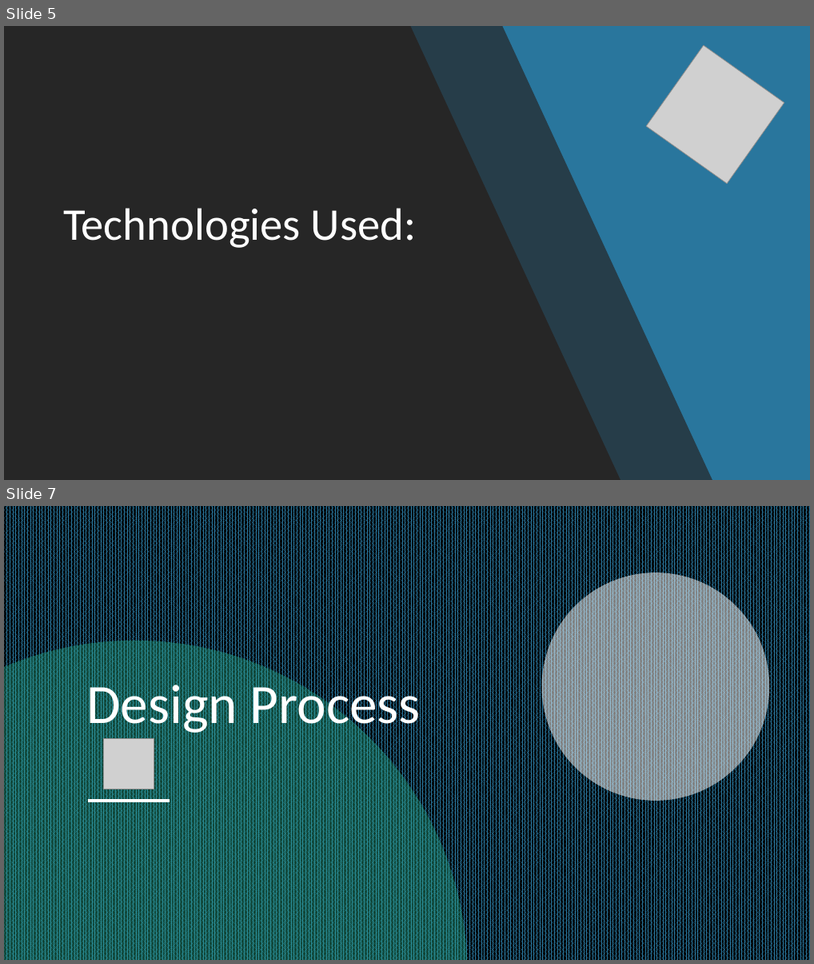
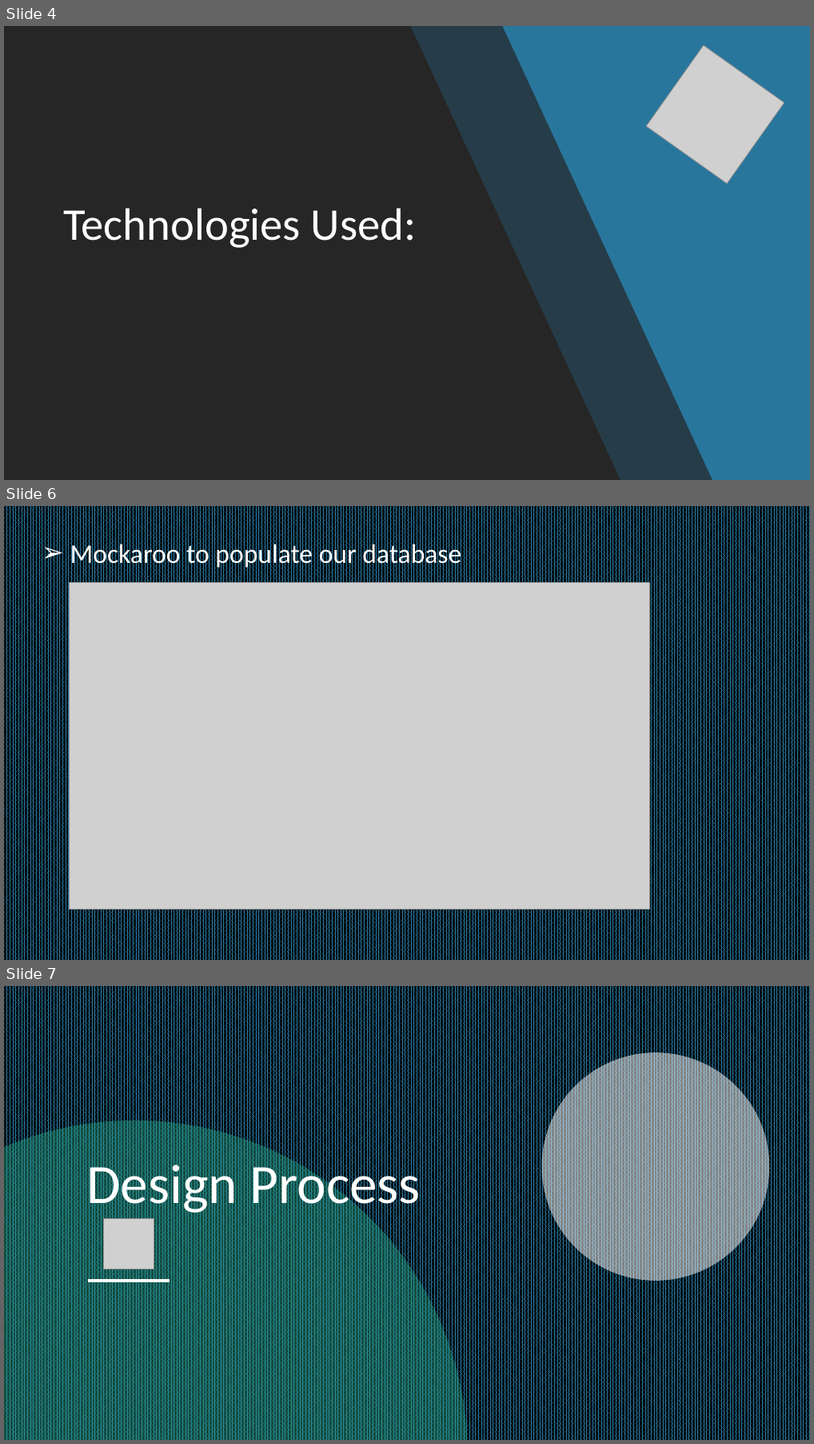
Before and after one commit to jdublu416/Monarch, a slide deck: Monarch.pptx. Shown one above the other, each under a label of ours: slides 5 and 7 before the commit, slides 4, 6 and 7 after it; the slides between them are not shown. The pictures are 814x964 and 814x1444 pixels, drawn with LibreOffice and Linux fonts; fonts in the diff are those of the drawing; grey boxes stand for pictures. Boxes give left, top, right and bottom in pixels: in the first picture for what was removed or moved away, otherwise in the second. Text is boxed around its words. In the diff, an @@ line names an element or a change of style, - is before the commit and + after.

```diff
--- a/Monarch.pptx
+++ b/Monarch.pptx
@@ slide 6 added at <box>4,506,810,960</box>, background pattern #29769D on #000000 @@
@@ text added at <box>70,540,462,569</box>, 32 pt, text #FFFFFF @@
+➢ Mockaroo to populate our database
@@ picture added at <box>70,582,650,909</box> @@
@@ what was slide 5 is now slide 4 @@
```
Also in this commit, not shown: 1 slide changed, 3 other slides added, 4 slides removed, 3 other files.
